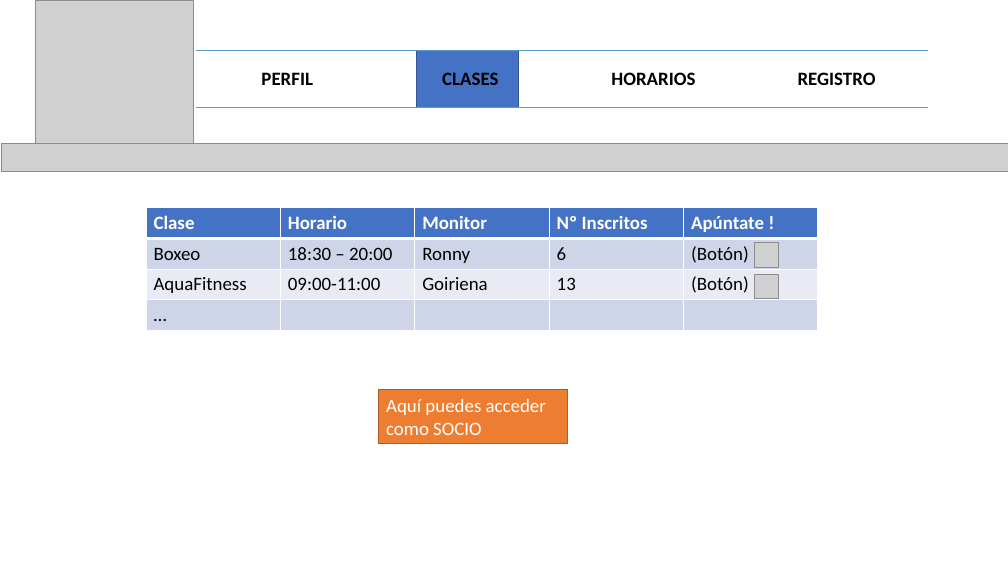
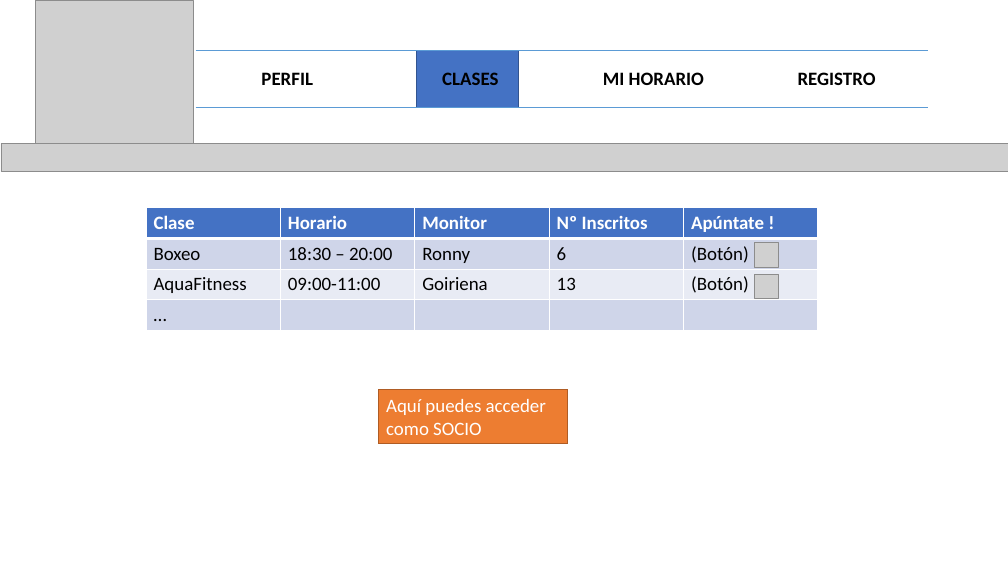
Before and after one commit to alexgv95/CeuFit, a slide deck: slide 8 of Interfaz_CEUFIT.pptx. Drawn at 1008x567 pixels with LibreOffice and Linux fonts; fonts in the diff are those of the drawing; grey boxes stand for pictures. Boxes give left, top, right and bottom in pixels: in the first picture for what was removed or moved away, otherwise in the second. Text is boxed around its words. In the diff, an @@ line names an element or a change of style, - is before the commit and + after.

```diff
--- a/Interfaz_CEUFIT.pptx
+++ b/Interfaz_CEUFIT.pptx
@@ table at (x1=196, y1=50, x2=928, y2=107) @@
-row 1, column 3: HORARIOS
+row 1, column 3: MI HORARIO
```
Also in this commit, not shown: 1 other slide changed.
